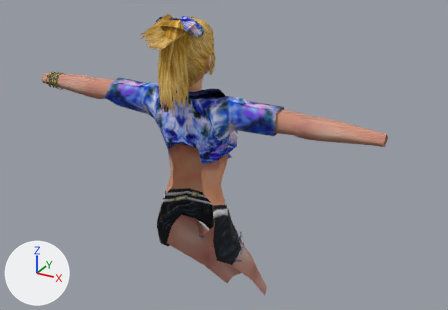
Two versions of the glTF model site/public/outrun-2006-xbox/objects/passenger-hat.glb, one commit apart.
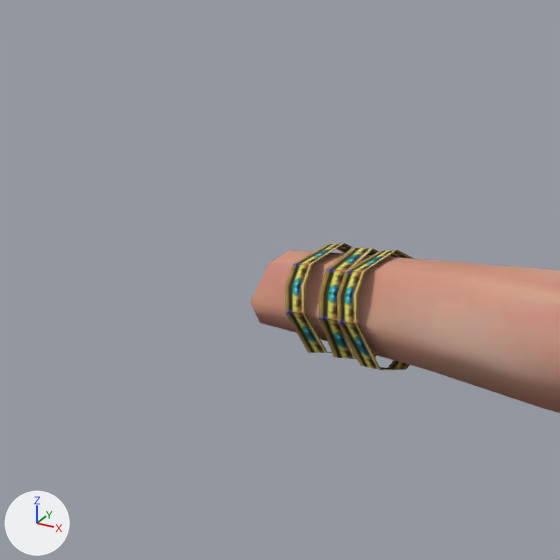
The first picture shows the older version from a 50 mm camera at (1.064, -1.714, 2.087) aimed at (0.017, 0.191, 1.134). The close-ups show the older and then the newer version on the part from 1% to 19% of the width and 12% to 37% of the height of that picture. Only the edits that show in the close-ups are written down. Lighting does not change. The marker at lower left points along +X, +Y and +Z. Where no turn or scale is listed for an object, it has been applied to the vertices.

Names of what the first close-up shows: 'hiji_l_jnt', 'skin_1'.
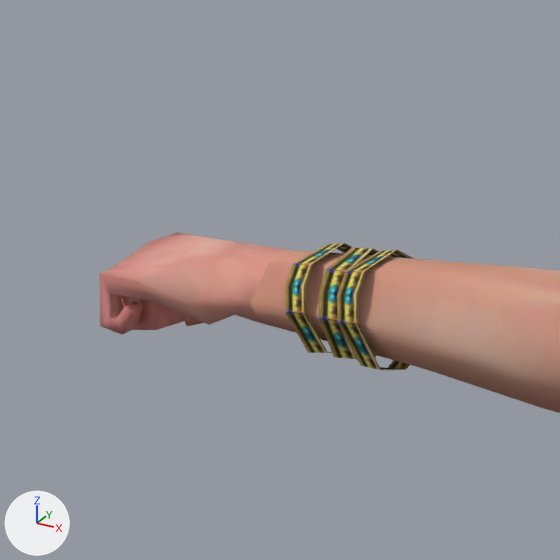
The change, as a list of edits to the scene's bpy script:
```text
Change mat_material_19:
    where n4 = _N.new('ShaderNodeTexImage'); n4.name = 'Image Texture'
    n4.image: img_image_5 -> img_image_0
Add me_te_l:
    me_te_l.from_pydata(...)  # 85 vertices, 162 faces; spans x -0.1139..0.0087, y -0.0364..0.0463, z -0.0376..0.0225
    me_te_l.materials.append(mat_material_19)
Add ob_te_l:
    ob_te_l = bpy.data.objects.new('te_l', me_te_l)
    ob_te_l.location = (-0.6727, 0.0, 1.3881)
```

Pixel boxes [x1, y1, x2, y2] of what changed, in the close-ups (560 x 560 px):
'te_l', added (pink)
    after: [100, 232, 289, 334]
